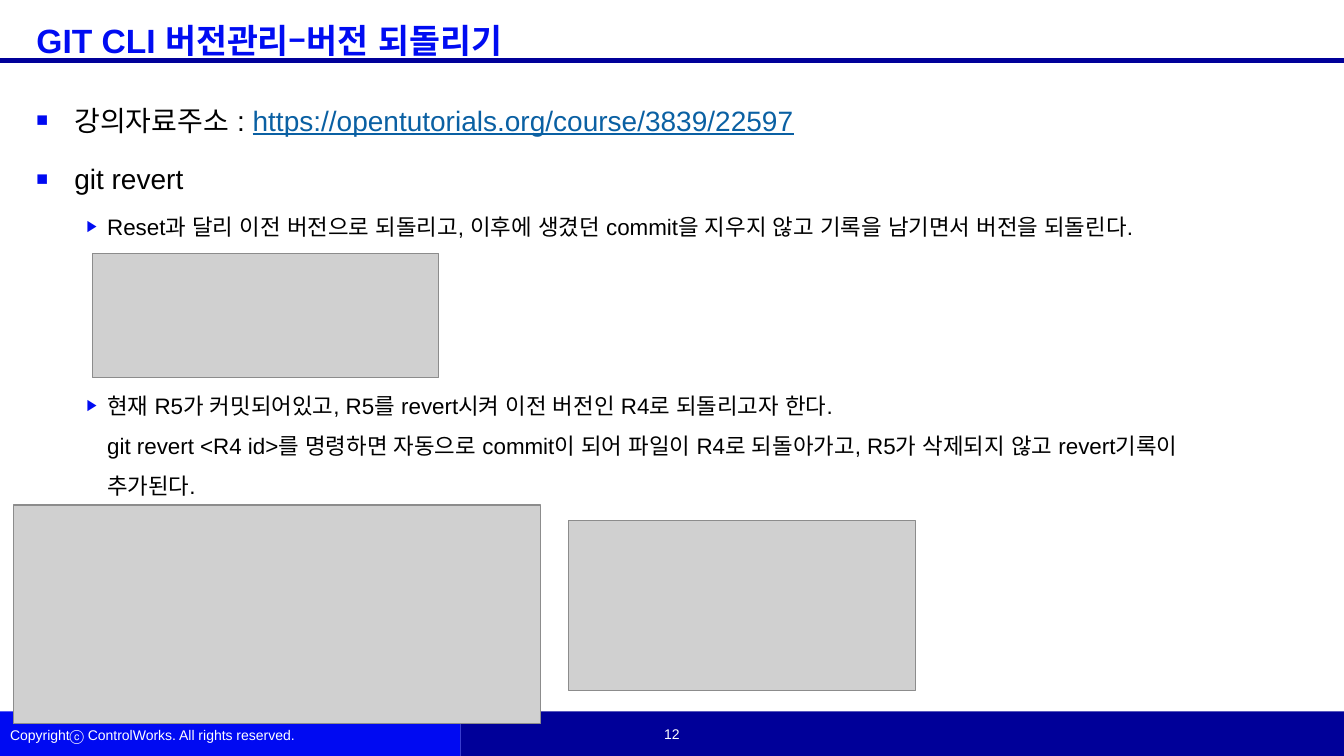
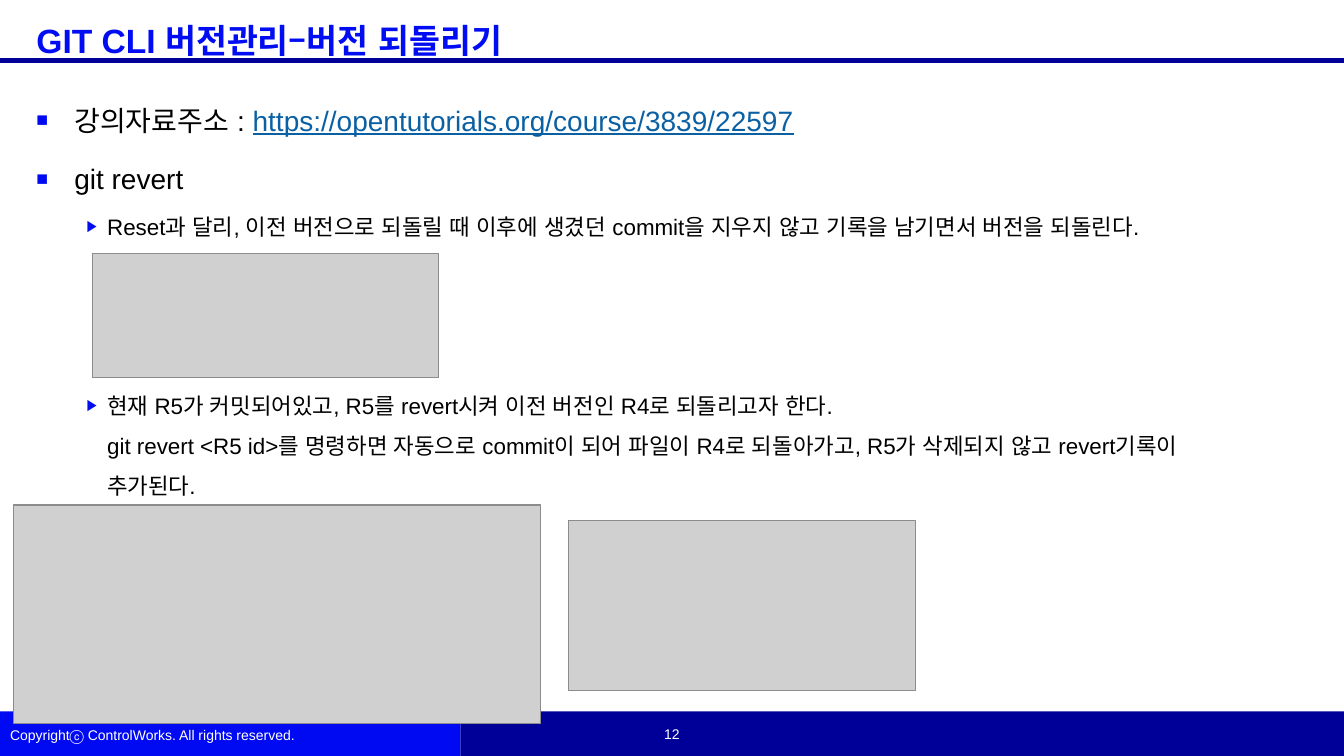
Before and after one commit to woojinKwon/kwj6355, a slide deck: slide 13 of 권우진 학생 자료.pptx. Drawn at 1344x756 pixels with LibreOffice and Linux fonts; fonts in the diff are those of the drawing; grey boxes stand for pictures; background and template pictures are left out. Boxes give left, top, right and bottom in pixels: in the first picture for what was removed or moved away, otherwise in the second. Text is boxed around its words. In the diff, an @@ line names an element or a change of style, - is before the commit and + after.

Commit message:
12.27 15:28

```diff
--- a/권우진 학생 자료.pptx
+++ b/권우진 학생 자료.pptx
@@ text at [107,216,1177,496]: text changed @@
-  ▶ Reset과 달리 이전 버전으로 되돌리고, 이후에 생겼던 commit을 지우지 않고 기록을 남기면서 버전을 되돌린다.
-  ▶ 현재 R5가 커밋되어있고, R5를 revert시켜 이전 버전인 R4로 되돌리고자 한다.
-    git revert <R4 id>를 명령하면 자동으로 commit이 되어 파일이 R4로 되돌아가고, R5가 삭제되지 않고 revert기록이 추가된다.
+  ▶ Reset과 달리, 이전 버전으로 되돌릴 때 이후에 생겼던 commit을 지우지 않고 기록을 남기면서 버전을 되돌린다.
+  ▶ 현재 R5가 커밋되어있고, R5를 revert시켜 이전 버전인 R4로 되돌리고자 한다.
+    git revert <R5 id>를 명령하면 자동으로 commit이 되어 파일이 R4로 되돌아가고, R5가 삭제되지 않고 revert기록이 추가된다.
```
Also in this commit, not shown: 1 other slide changed.
